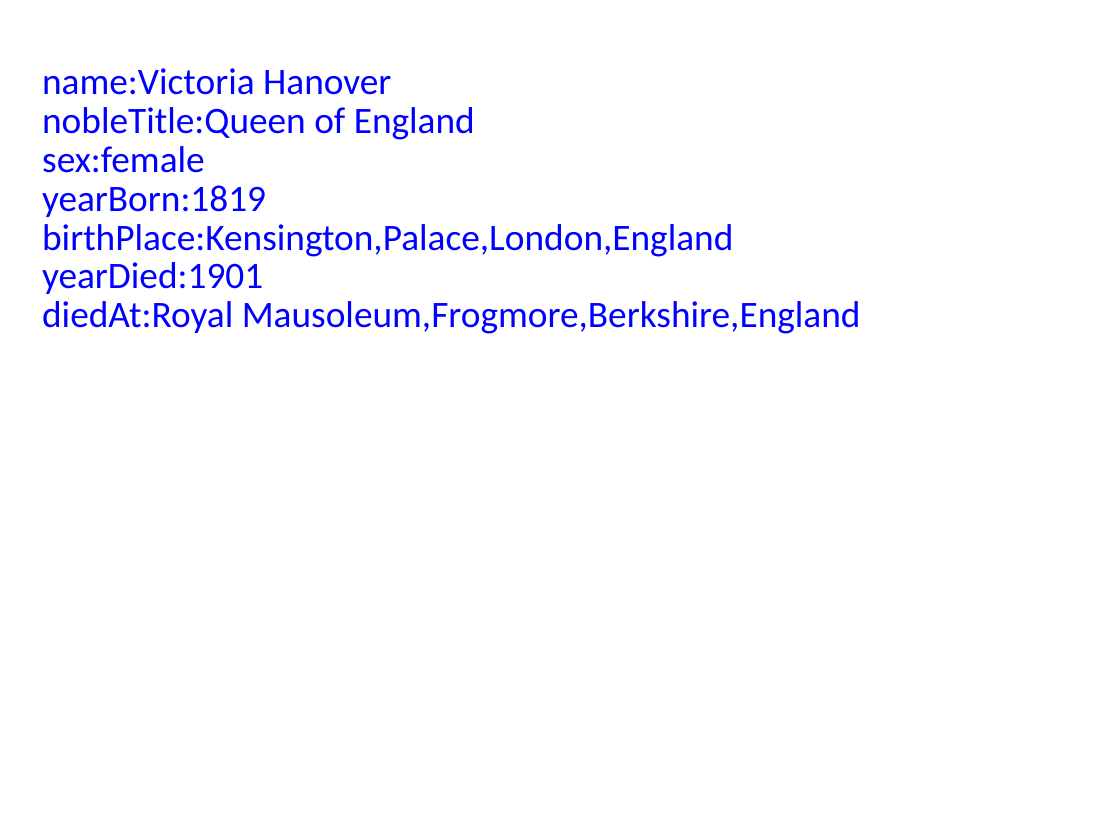
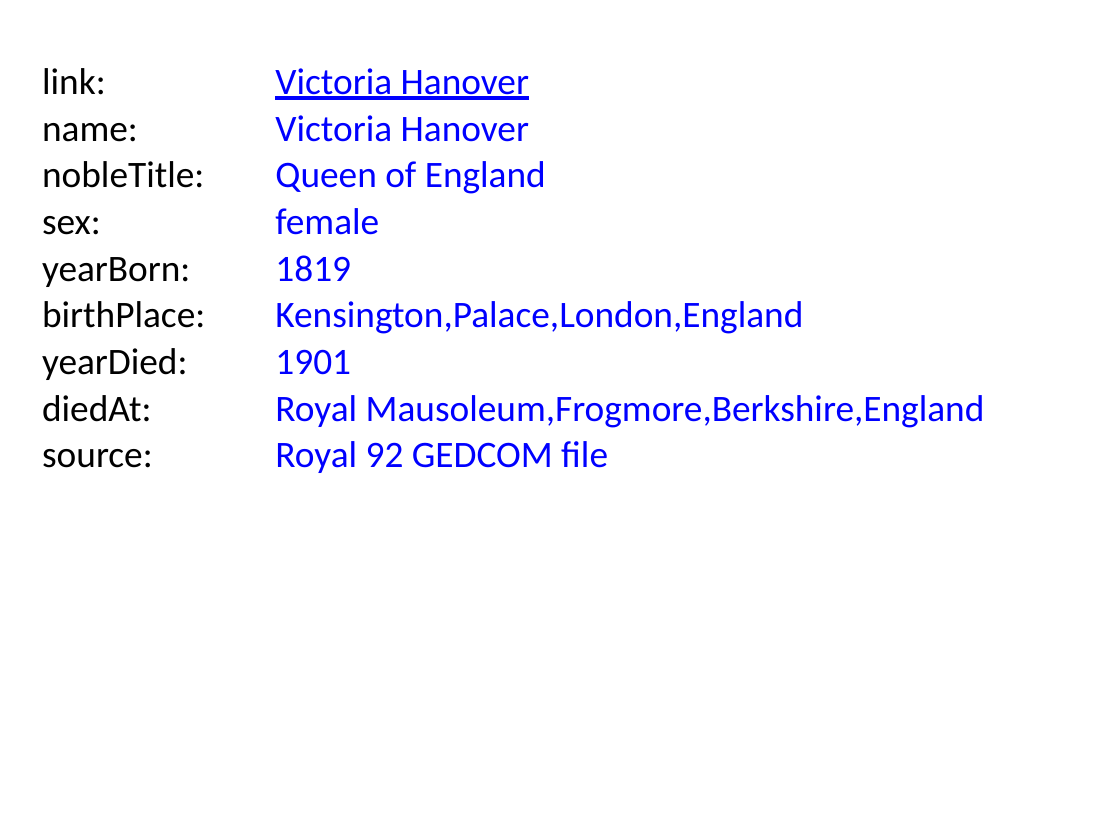
Before and after one commit to BITPlan/com.bitplan.simplegraph, a slide deck: slide 1 of QueenVictoria.pptx. Drawn at 1120x840 pixels with LibreOffice and Linux fonts; fonts in the diff are those of the drawing. Boxes give left, top, right and bottom in pixels: in the first picture for what was removed or moved away, otherwise in the second. Text is boxed around its words. In the diff, an @@ line names an element or a change of style, - is before the commit and + after.

```diff
--- a/QueenVictoria.pptx
+++ b/QueenVictoria.pptx
@@ text added at <box>42,68,106,95</box>, 24 pt, text #000000 @@
+link:
@@ text at <box>275,68,529,100</box>: text changed @@
-name:Victoria Hanover
+Victoria Hanover
@@ text added at <box>275,115,529,142</box>, 24 pt, text #0000FF @@
+Victoria Hanover
@@ text added at <box>42,123,138,142</box>, 24 pt, text #000000 @@
+name:
@@ text added at <box>42,161,204,188</box>, 24 pt, text #000000 @@
+nobleTitle:
@@ text at <box>275,161,546,194</box>: text changed @@
-nobleTitle:Queen of England
+Queen of England
@@ text at <box>275,208,379,235</box>: text changed @@
-sex:female
+female
@@ text added at <box>42,216,101,235</box>, 24 pt, text #000000 @@
+sex:
@@ text added at <box>42,257,190,287</box>, 24 pt, text #000000 @@
+yearBorn:
@@ text at <box>275,255,351,282</box>: text changed @@
-yearBorn:1819
+1819
@@ text added at <box>42,301,205,328</box>, 24 pt, text #000000 @@
+birthPlace:
@@ text at <box>275,301,803,334</box>: text changed @@
-birthPlace:Kensington,Palace,London,England
+Kensington,Palace,London,England
@@ text added at <box>42,348,187,380</box>, 24 pt, text #000000 @@
+yearDied:
@@ text at <box>275,349,351,375</box>: text changed @@
-yearDied:1901
+1901
@@ text added at <box>42,395,151,422</box>, 24 pt, text #000000 @@
+diedAt:
@@ text at <box>275,395,985,428</box>: text changed @@
-diedAt:Royal Mausoleum,Frogmore,Berkshire,England
+Royal Mausoleum,Frogmore,Berkshire,England
@@ text added at <box>42,449,153,468</box>, 24 pt, text #000000 @@
+source:
@@ text added at <box>275,441,608,473</box>, 24 pt, text #0000FF @@
+Royal 92 GEDCOM file
```
Also in this commit, not shown: 9 other slides changed, 15 other files.
